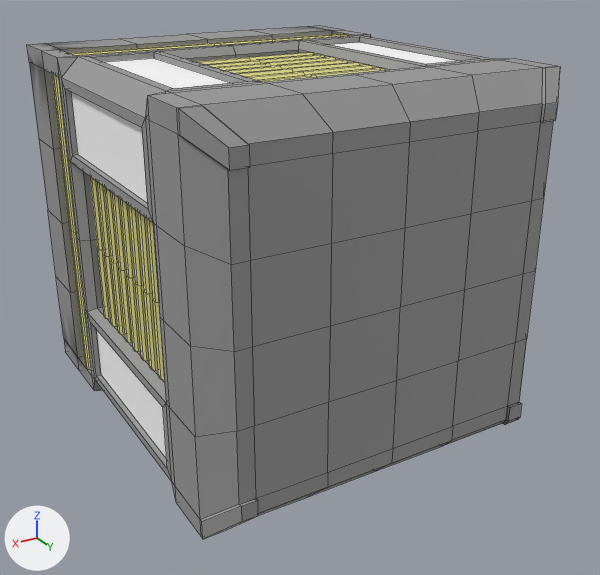
The FBX model Assets/Meshes/tile.fbx, before and after one commit.
Rendered twice from a 50 mm lens placed at (1.105, 1.889, 0.804), pointed at (-0.023, 0.009, -0.136). The lights are fixed; the arrows at lower left show +X, +Y and +Z. Mesh edges are drawn as thin lines.
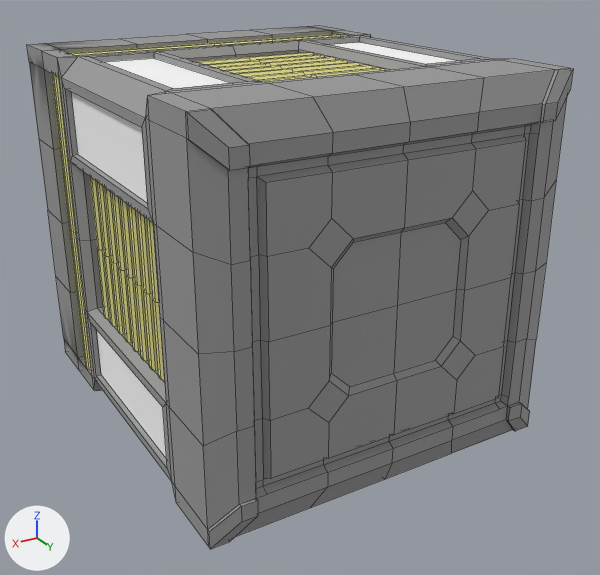
The change, as JSON lines over the scene's bpy script:
```json
{"block": "me_mesh", "where": "# used by ob_cube; location = (0.0, 0.0, 0.0)"}
{"op": "remove", "block": "me_mesh", "code": "me_mesh.from_pydata(...)  # 1165 vertices, 876 faces; spans x -0.5..0.5, y -0.655..0.509, z -0.5..0.5"}
{"op": "add", "block": "me_mesh", "code": "me_mesh.from_pydata(...)  # 1253 vertices, 952 faces; spans x -0.5..0.5, y -0.655..0.509, z -0.5..0.5"}
{"block": "me_mesh", "change": "me_mesh part 1"}
{"block": "me_mesh", "change": "5 vertices are removed from x -0.194..0.194, y 0.5, z -0.194..0.194"}
{"block": "me_mesh", "change": "24 faces are deleted"}
{"block": "me_mesh", "change": "36 vertices in x -0.5..0.5, y 0.432..0.44, z -0.5..0.5 move by (0.0, 0.04, 0.0)"}
{"block": "me_mesh", "change": "59 vertices are added at x -0.389..0.389, y 0.481..0.5, z -0.389..0.389"}
{"block": "me_mesh", "change": "5 new vertices lie (0.0, -0.019, 0.01) away from vertices in x -0.359..0.359, y 0.5, z -0.389"}
{"block": "me_mesh", "change": "5 new vertices lie (0.0, 0.0, 0.02) away from vertices in x -0.359..0.359, y 0.481, z -0.379"}
{"block": "me_mesh", "change": "5 new vertices lie (0.02, 0.0, 0.0) away from vertices in x 0.359, y 0.481, z -0.379..0.379"}
{"block": "me_mesh", "change": "5 new vertices lie (0.0, 0.0, -0.165) away from vertices in x -0.389..0.389, y 0.481..0.5, z -0.194..0.359"}
{"block": "me_mesh", "change": "6 new vertices lie (-0.02, 0.0, 0.0) away from vertices in x -0.359, y 0.481, z -0.379..0.379"}
{"block": "me_mesh", "change": "8 new vertices lie (0.056, 0.0, 0.056) away from vertices in x -0.25..0.194, y 0.5, z -0.25..0.194"}
{"block": "me_mesh", "change": "100 new faces join them, mat_metal_1 (its picture is missing)"}
```

Where the change shows, as pixel boxes (x1, y1, x2, y2) in the pictures (600 x 575 px):
```json
{"object": "Cube", "change": "reshaped", "before": [27, 26, 560, 539], "after": [27, 26, 573, 549]}
{"part": 1, "of": "me_mesh", "change": "built on", "before": [173, 64, 560, 539], "after": [173, 64, 573, 549]}
```
